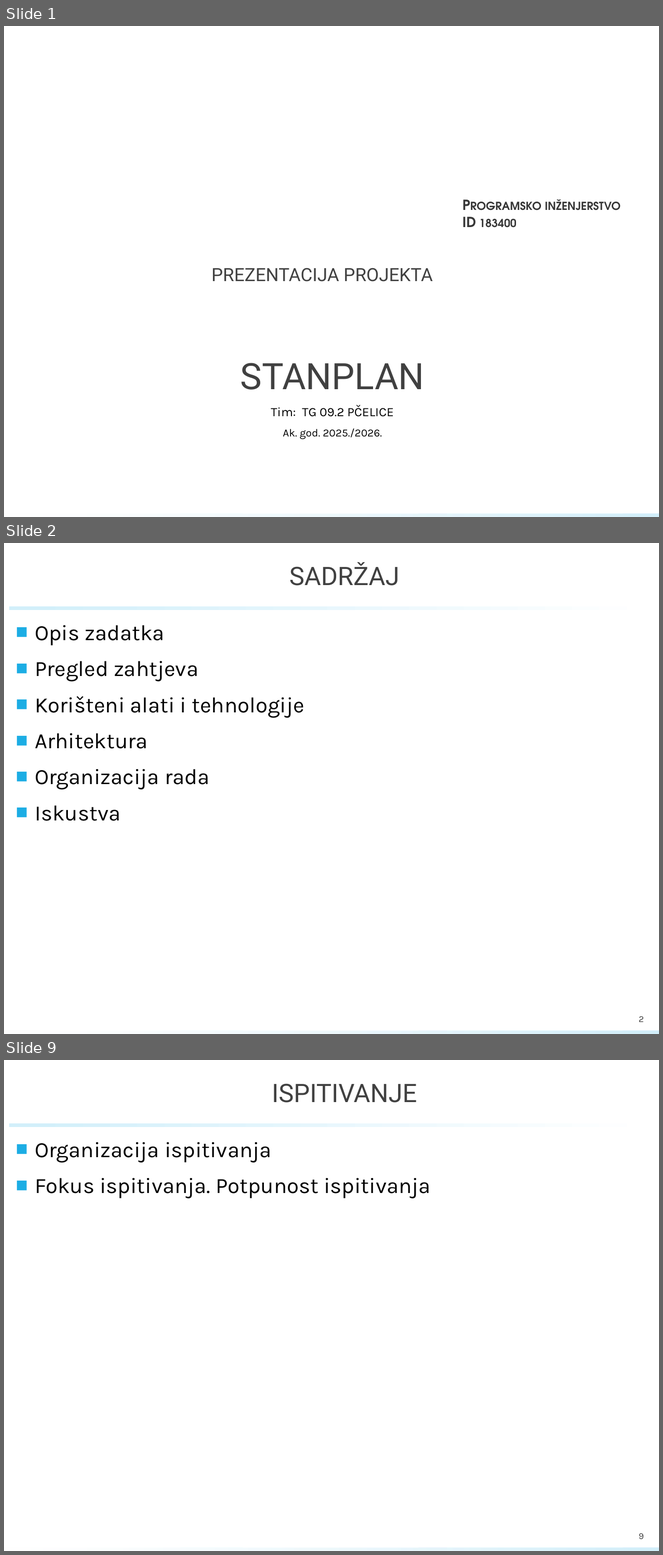
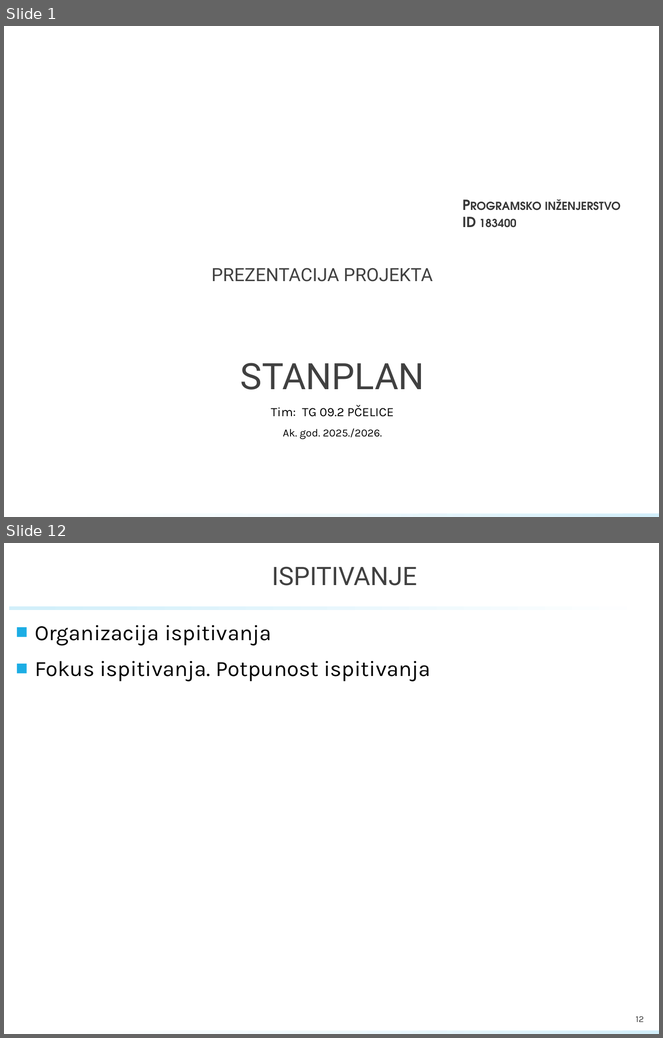
Before and after one commit to Luka-Sever/StambPravo, a slide deck: PROINZ_TG09.2_StanPlan.pptx. Shown one above the other, each under a label of ours: slides 1, 2 and 9 before the commit, slides 1 and 12 after it; the slides between them are not shown. The pictures are 663x1555 and 663x1038 pixels, drawn with LibreOffice and Linux fonts; fonts in the diff are those of the drawing; background and template pictures are left out. Boxes give left, top, right and bottom in pixels: in the first picture for what was removed or moved away, otherwise in the second. Text is boxed around its words. In the diff, an @@ line names an element or a change of style, - is before the commit and + after.

```diff
--- a/PROINZ_TG09.2_StanPlan.pptx
+++ b/PROINZ_TG09.2_StanPlan.pptx
@@ slide 2 removed at [4,543,659,1034], background #FFFFFF; not listed: 2 template elements that a slide beside it also shows @@
@@ title removed at [289,562,400,586] @@
-SADRŽAJ
@@ text removed at [35,625,305,821] @@
-■ Opis zadatka
-■ Pregled zahtjeva
-■ Korišteni alati i tehnologije
-■ Arhitektura
-■ Organizacija rada
-■ Iskustva
@@ page number removed at [639,1017,644,1022] @@
-2
@@ what was slide 9 is now slide 12 @@
@@ page number at [636,1017,644,1022]: text changed @@
-9
+12
```
Also in this commit, not shown: 4 slides changed, 7 slides added, 3 other slides removed.
